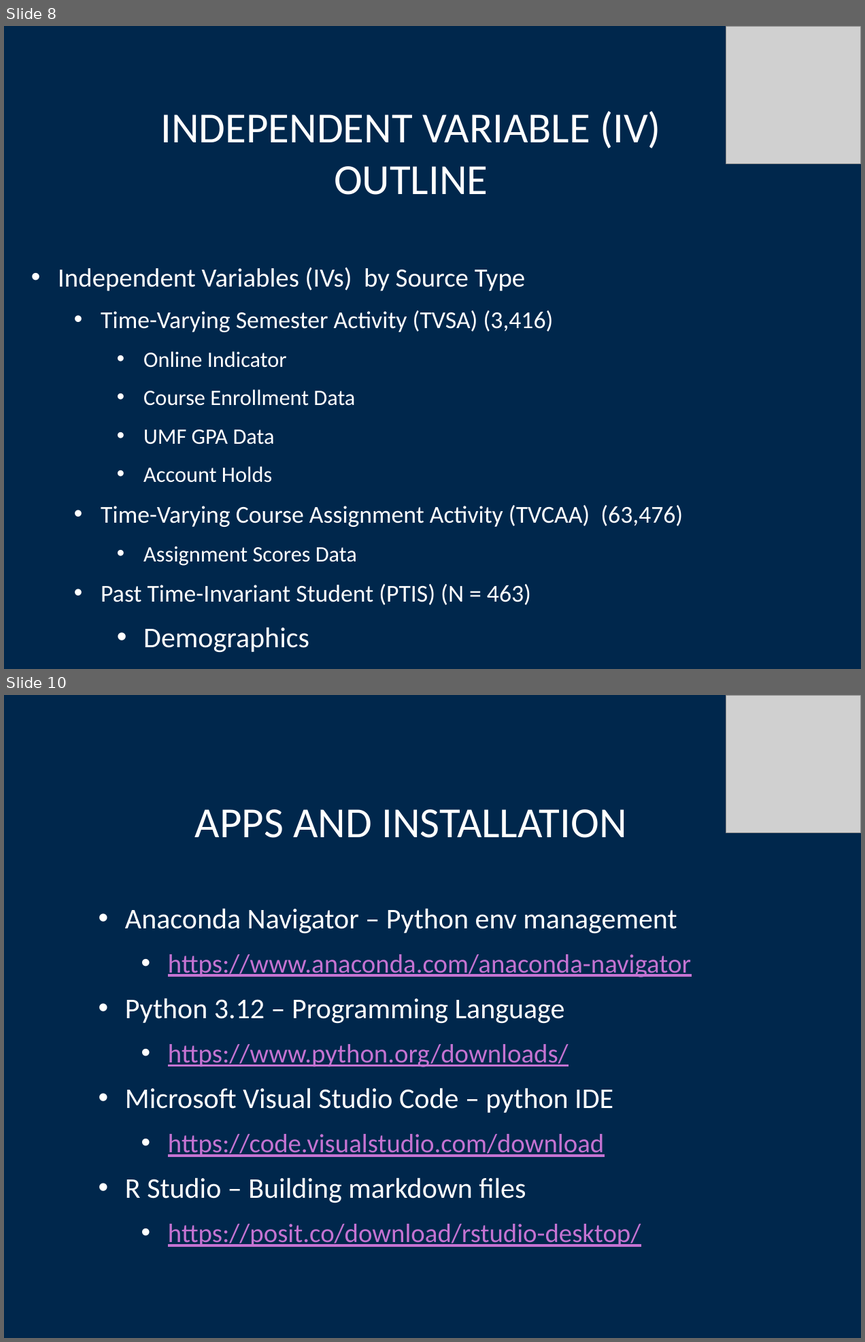
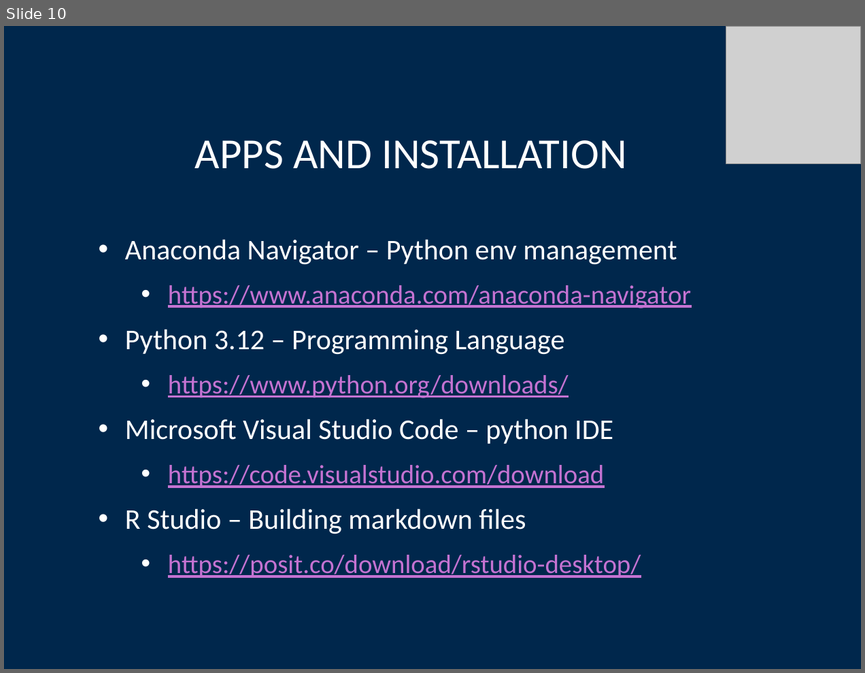
Before and after one commit to tastslikchkn/MI-AIR, a slide deck: Milestone_2/CSC587_2024_OnlineCSESTudentSuccessInd_052824.pptx. Shown one above the other, each under a label of ours: slides 8 and 10 before the commit, slide 10 after it; the slides between them are not shown. The pictures are 865x1342 and 865x673 pixels, drawn with LibreOffice and Linux fonts; fonts in the diff are those of the drawing; grey boxes stand for pictures; background and template pictures are left out. Boxes give left, top, right and bottom in pixels: in the first picture for what was removed or moved away, otherwise in the second. Text is boxed around its words. In the diff, an @@ line names an element or a change of style, - is before the commit and + after.

```diff
--- a/Milestone_2/CSC587_2024_OnlineCSESTudentSuccessInd_052824.pptx
+++ b/Milestone_2/CSC587_2024_OnlineCSESTudentSuccessInd_052824.pptx
@@ slide 8 removed at bbox=[4, 26, 861, 669], background picture (left out) @@
@@ picture removed at bbox=[725, 26, 861, 164] @@
@@ title removed at bbox=[160, 111, 661, 195] @@
-INDEPENDENT VARIABLE (IV)
-OUTLINE
@@ text removed at bbox=[58, 267, 683, 652] @@
-• Independent Variables (IVs) by Source Type
-  • Time-Varying Semester Activity (TVSA) (3,416)
-    • Online Indicator
-    • Course Enrollment Data
-    • UMF GPA Data
-    • Account Holds
-  • Time-Varying Course Assignment Activity (TVCAA) (63,476)
-    • Assignment Scores Data
-  • Past Time-Invariant Student (PTIS) (N = 463)
-    • Demographics
-    • Incoming Student Scores
```
Also in this commit, not shown: 6 slides changed, 5 slides added, 4 other slides removed.
